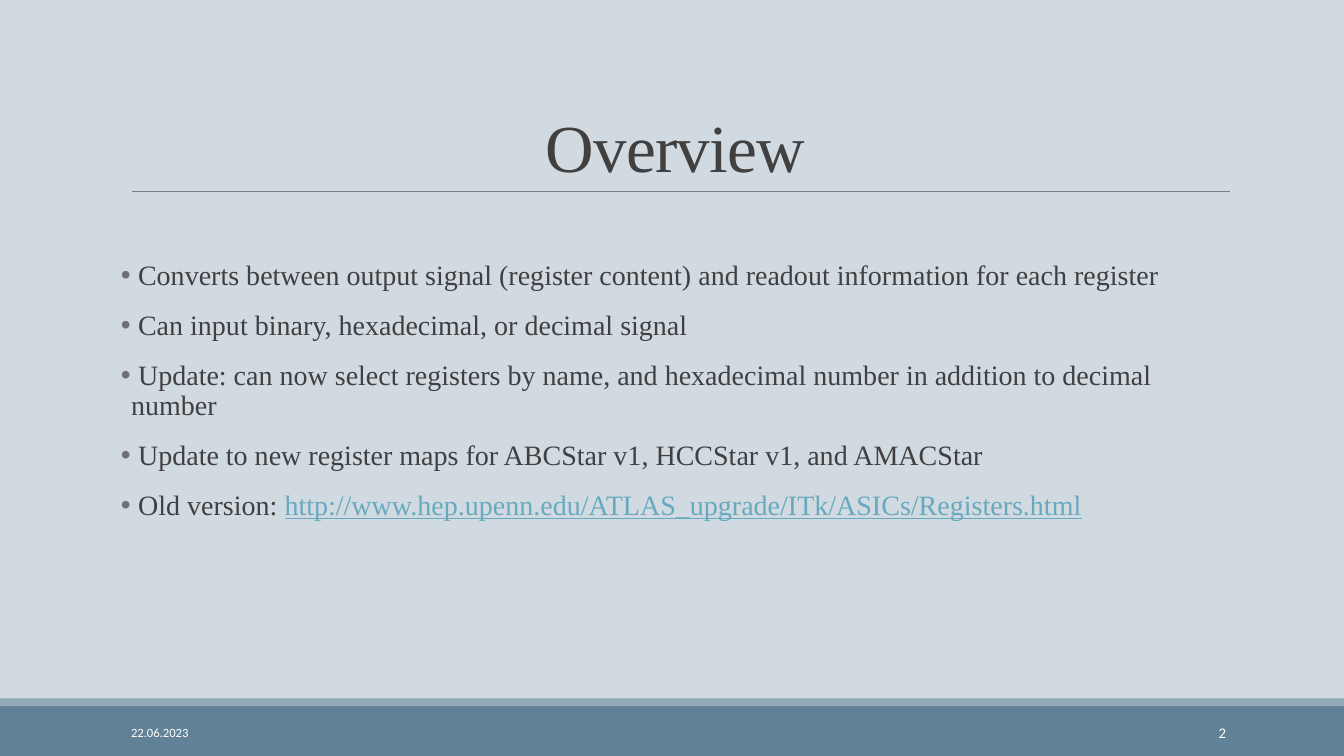
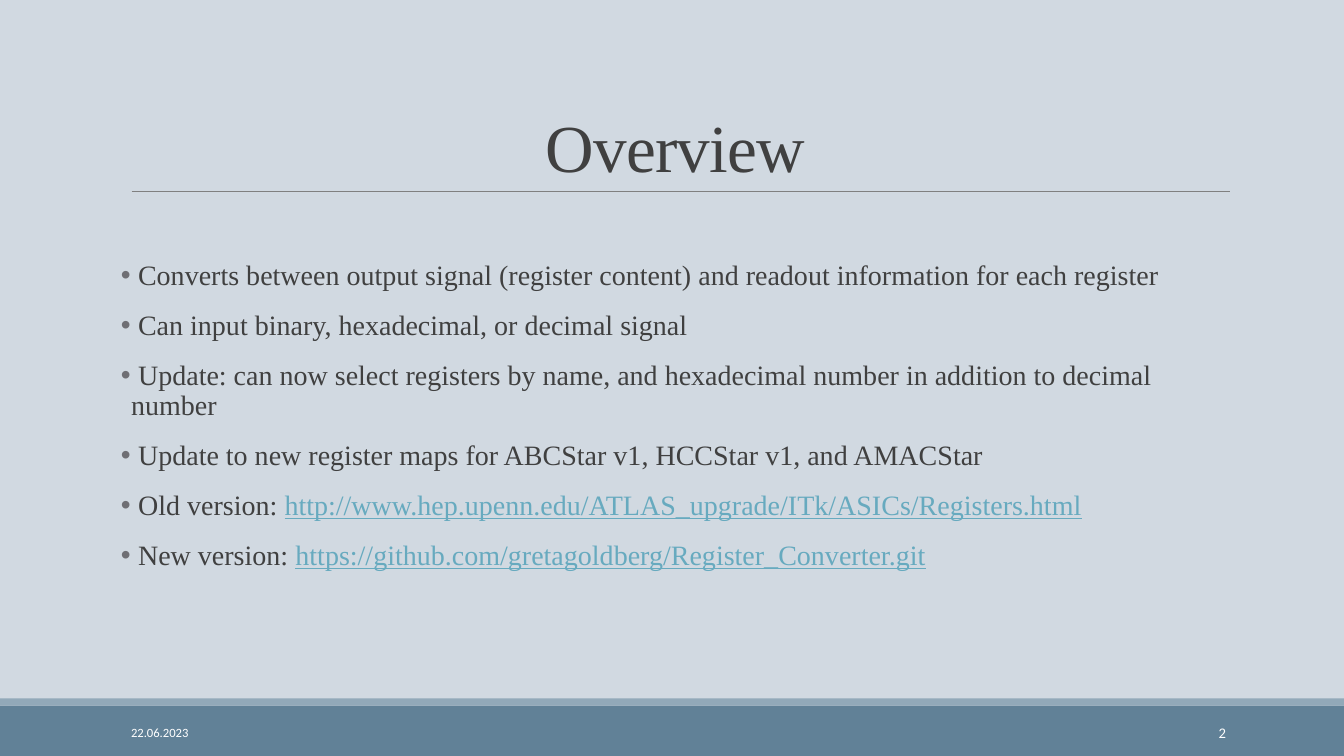
Before and after one commit to gretagoldberg/Register_Converter, a slide deck: slide 2 of itk asic presentation.pptx. Drawn at 1344x756 pixels with LibreOffice and Linux fonts; fonts in the diff are those of the drawing. Boxes give left, top, right and bottom in pixels: in the first picture for what was removed or moved away, otherwise in the second. Text is boxed around its words. In the diff, an @@ line names an element or a change of style, - is before the commit and + after.

```diff
--- a/itk asic presentation.pptx
+++ b/itk asic presentation.pptx
@@ text at [138,545,925,570]: paragraph added @@
+• New version: https://github.com/gretagoldberg/Register_Converter.git
```
